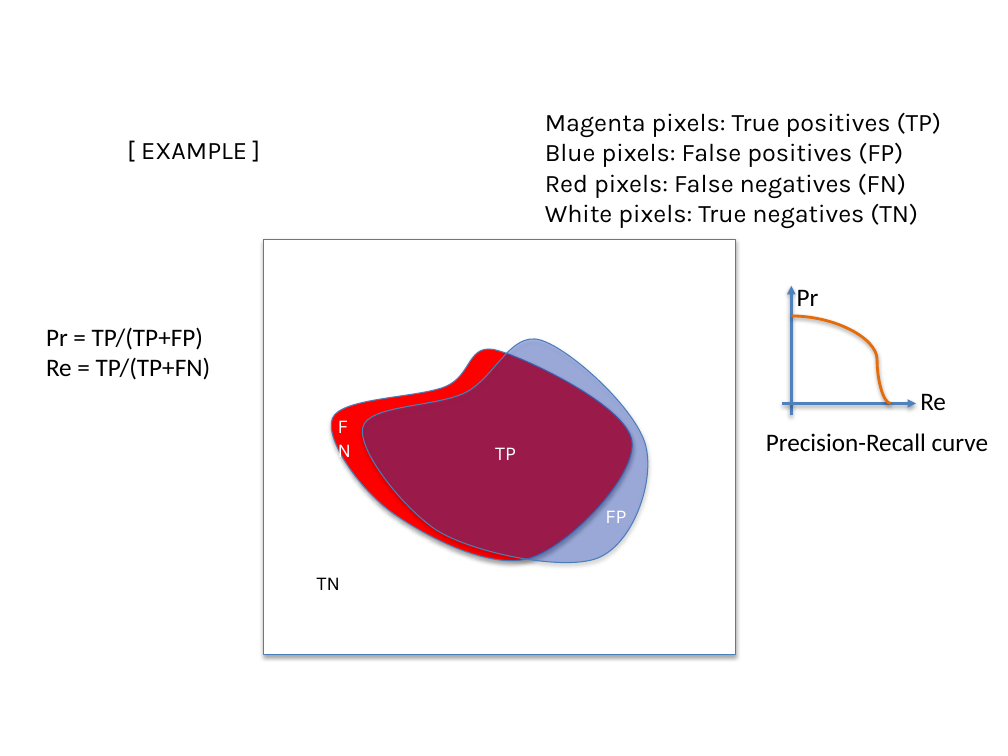
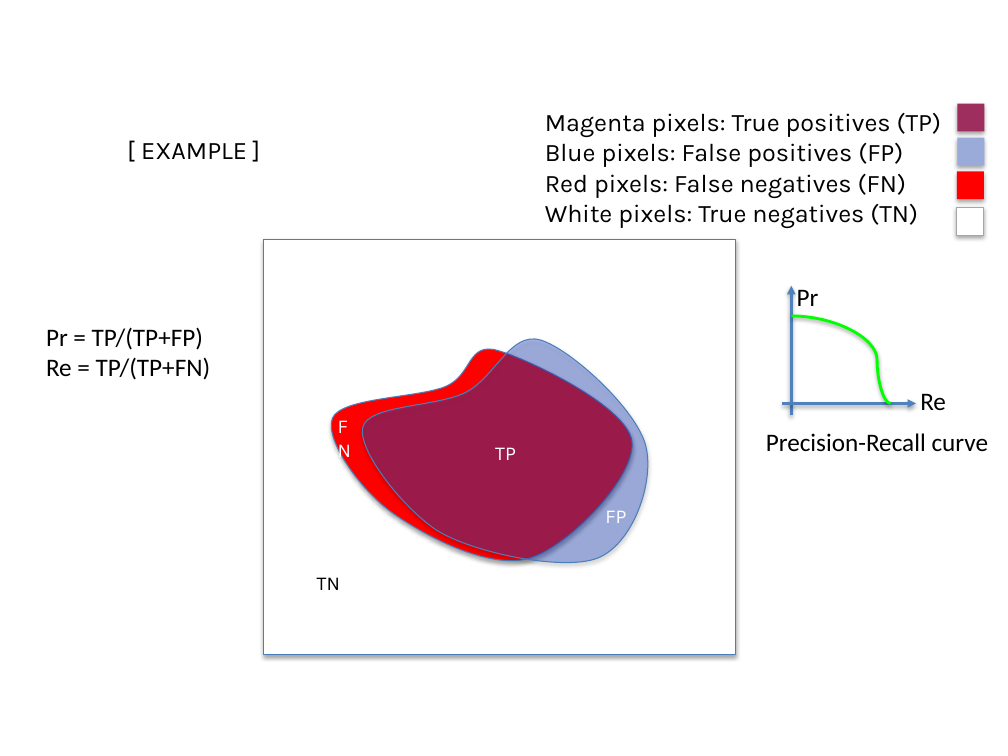
Before and after one commit to domingomery/patrones, a slide deck: slide 19 of clases/Cap05_Evaluacion/presentations/PAT05_ConfusionMatrix.pptx (slide 15 before the commit). Drawn at 1008x756 pixels with LibreOffice and Linux fonts; fonts in the diff are those of the drawing. Boxes give left, top, right and bottom in pixels: in the first picture for what was removed or moved away, otherwise in the second. Text is boxed around its words. In the diff, an @@ line names an element or a change of style, - is before the commit and + after.

```diff
--- a/clases/Cap05_Evaluacion/presentations/PAT05_ConfusionMatrix.pptx
+++ b/clases/Cap05_Evaluacion/presentations/PAT05_ConfusionMatrix.pptx
@@ rectangle added at (x1=958, y1=104, x2=985, y2=132), fill #9D2E5D @@
@@ rectangle added at (x1=958, y1=138, x2=985, y2=166), fill #9AABDA @@
@@ rectangle added at (x1=957, y1=171, x2=984, y2=200), fill #FF0000 @@
@@ rectangle added at (x1=957, y1=208, x2=984, y2=236), fill #FFFFFF, outline #A6A6A6 0.75 pt @@
@@ curved line (791, 316) - (891, 403): stroke #E46C0A 2 pt to #00FF00 2 pt @@
```
Also in this commit, not shown: 6 other slides changed, 9 slides added, 2 slides removed, 5 other files.
